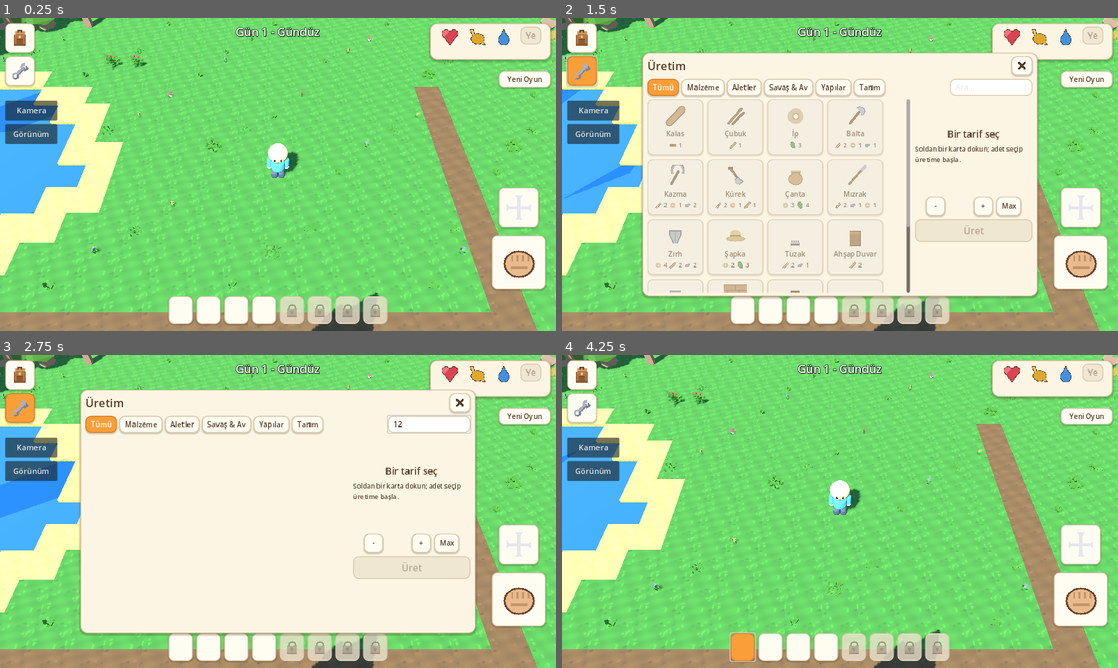
Above: before the commit, frames 1-4 (two rows, left to right).
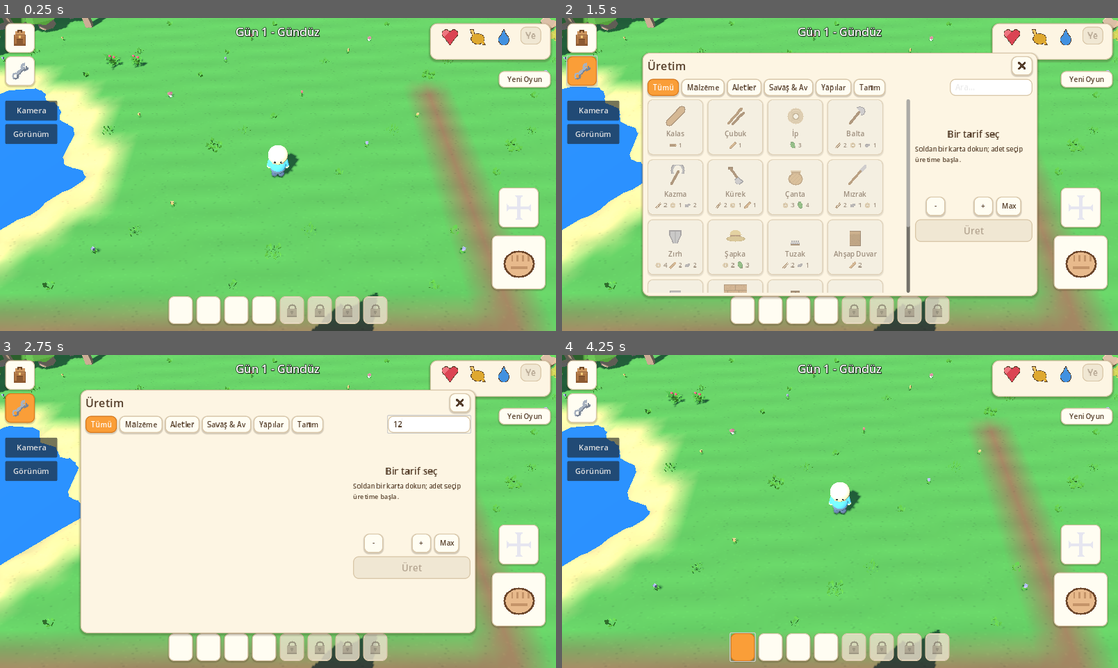
Above: after the commit, the same moments.

Repository: ozcinarece/Rable
Game: Godot game, scene res://scenes/World3D.tscn
Two runs of this game, one before a commit and one after it. Both use one fixed random seed, a clock stepped at 60 frames per second and the inputs below.
Inputs (mouse positions are in pixels of both pictures, inside the frame that each line leads up to):
- Up to frame 1 (0.25 s): no input
- Up to frame 2 (1.5 s): click (584, 36) at 0.5 s; click (584, 71) at 1.25 s
- Up to frame 3 (2.75 s): click (428, 423) at 2.02 s; type "12" at 2.1 s
- Up to frame 4 (4.25 s): click "Yeni Oyun" at 2.75 s; click (739, 646) at 3.52 s

The runs differ from the first frame. In frame 1, 17% of the frame differs, in the area x 0-100%, y 0-100%; in frame 2, 9.9%; in frame 3, 9.0%; in frame 4, 17%.

Commit message:
Dogal gorunum: purussuz arazi ortusu + tek parca karakter
- Arazi artik kare bloklar degil TEK yumusak ortu: yukseklik ve renk
  komsu hucreler arasinda harmanlanir. Gol kiyilari dogal kavisli,
  kum cime yumusak gecisli, su cukurlarina kumsal egimle iner
  (deniz duzlemi golleri doldurur)
- Karakter tek parca: yumurta govde + gomulu kafa (boyun cizgisi yok),
  govdeye yapisik kollar, altta kisa tombul ayaklar, pantolon dilimi
- Zemin renkleri vertex renkleriyle + notr benek dokusu

Co-Authored-By: Claude Fable 5 <noreply@anthropic.com>
Claude-Session: https://claude.ai/code/session_01F3YZhtJZEWdj71A8VFF7cL

Diff:
--- a/scripts/custom_character.gd
+++ b/scripts/custom_character.gd
@@ -29,40 +29,56 @@
 	_build(skin, shirt, pants)
 
 func _build(skin: Color, shirt: Color, pants: Color) -> void:
-	# Bacaklar: kalcadan sallanan kapsuller (koke bagli)
-	_leg_l = _limb(self, Vector3(-0.055, 0.17, 0), 0.05, 0.17, pants)
-	_leg_r = _limb(self, Vector3(0.055, 0.17, 0), 0.05, 0.17, pants)
-	# Ayaklar: yuvarlak minik toplar
-	_add_ball(_leg_l, Vector3(0, -0.16, 0.02), 0.055, pants.darkened(0.3))
-	_add_ball(_leg_r, Vector3(0, -0.16, 0.02), 0.055, pants.darkened(0.3))
+	# TEK PARCA gorunum: govde yumurta formunda, kafa govdeye gomulu,
+	# kollar govdeye yapisik, bacaklar govdenin altindan cikan kisa
+	# tombul ayaklar. Parca birlesim yerleri gorunmez.
 
-	# Govde: tombul kapsul (kollar ve kafa govdeyle birlikte salinir)
+	# Bacaklar: govdenin altina gizli kisa ayaklar
+	_leg_l = _limb(self, Vector3(-0.052, 0.14, 0), 0.048, 0.09, pants)
+	_leg_r = _limb(self, Vector3(0.052, 0.14, 0), 0.048, 0.09, pants)
+	_add_ball(_leg_l, Vector3(0, -0.085, 0.018), 0.052, pants.darkened(0.25))
+	_add_ball(_leg_r, Vector3(0, -0.085, 0.018), 0.052, pants.darkened(0.25))
+
+	# Govde: yumurta (altta genis, ustte dar) - kafayla ic ice gecer
 	_body = Node3D.new()
 	add_child(_body)
 	var torso := MeshInstance3D.new()
-	var torso_mesh := CapsuleMesh.new()
-	torso_mesh.radius = 0.115
-	torso_mesh.height = 0.32
+	var torso_mesh := SphereMesh.new()
+	torso_mesh.radius = 0.135
+	torso_mesh.height = 0.36
 	torso.mesh = torso_mesh
 	torso.position = Vector3(0, 0.28, 0)
+	torso.scale = Vector3(1, 1, 0.88)
 	torso.material_override = _mat(shirt)
 	_body.add_child(torso)
+	# Pantolon: govdenin alt kismini saran ikinci yumurta dilimi
+	var hips := MeshInstance3D.new()
+	var hips_mesh := SphereMesh.new()
+	hips_mesh.radius = 0.128
+	hips_mesh.height = 0.24
+	hips.mesh = hips_mesh
+	hips.position = Vector3(0, 0.20, 0)
+	hips.scale = Vector3(1, 1, 0.86)
+	hips.material_override = _mat(pants)
+	_body.add_child(hips)
 
-	# Kollar: omuzdan sallanan kapsuller (govdeye bagli)
-	_arm_l = _limb(_body, Vector3(-0.135, 0.37, 0), 0.042, 0.16, shirt)
-	_arm_r = _limb(_body, Vector3(0.135, 0.37, 0), 0.042, 0.16, shirt)
+	# Kollar: govdeye yapisik kisa kollar (disari sarkmaz, hafif acili)
+	_arm_l = _limb(_body, Vector3(-0.118, 0.35, 0), 0.038, 0.12, shirt)
+	_arm_r = _limb(_body, Vector3(0.118, 0.35, 0), 0.038, 0.12, shirt)
+	_arm_l.rotation.z = -0.18  # govdeye dogru yaslan
+	_arm_r.rotation.z = 0.18
 	# Eller: ten rengi minik toplar
-	_add_ball(_arm_l, Vector3(0, -0.155, 0), 0.045, skin)
-	_add_ball(_arm_r, Vector3(0, -0.155, 0), 0.045, skin)
+	_add_ball(_arm_l, Vector3(0, -0.125, 0), 0.04, skin)
+	_add_ball(_arm_r, Vector3(0, -0.125, 0), 0.04, skin)
 
 	# Sag ele alet baglama noktasi
 	hand_attach = Node3D.new()
-	hand_attach.position = Vector3(0, -0.155, 0.02)
+	hand_attach.position = Vector3(0, -0.125, 0.02)
 	_arm_r.add_child(hand_attach)
 
-	# Kafa: buyuk yumusak kure
+	# Kafa: buyuk yumusak kure, govdeye GOMULU (boyun cizgisi yok)
 	_head = Node3D.new()
-	_head.position = Vector3(0, 0.42, 0)
+	_head.position = Vector3(0, 0.38, 0)
 	_body.add_child(_head)
 	var head_mesh := SphereMesh.new()
 	head_mesh.radius = 0.155
--- a/scripts/world3d.gd
+++ b/scripts/world3d.gd
@@ -581,64 +581,108 @@
 				_solid_cells[cell] = true
 			ground_cells[ground].append(cell)
 
-	# Zemin bloklari: tur basina tek MultiMesh (tek cizim cagrisi)
-	for ch in ground_cells:
-		var cells: Array = ground_cells[ch]
-		if cells.is_empty():
-			continue
-		var def: Dictionary = GROUND_DEFS[ch]
-		var box := BoxMesh.new()
-		box.size = Vector3(1, 0.5, 1)
-		var transforms: Array[Transform3D] = []
-		for cell in cells:
-			transforms.append(Transform3D(Basis.IDENTITY,
-					_cell_center(cell) + Vector3(0, float(def["top"]) - 0.25, 0)))
-		var node := _make_multimesh(box, def["color"], transforms, def.get("water", false))
-		if def.get("speckled", false):
-			var mat: StandardMaterial3D = node.material_override
-			mat.albedo_texture = _make_speckle_texture(def["color"])
-			mat.albedo_color = Color.WHITE
-		add_child(node)
-
+	_build_terrain()
 	_build_sea()
 	_build_decor(ground_cells["."])
 	_rebuild_objects()
 
-# Benekli zemin dokusu: kod ile uretilir (dosya yok, iceri aktarma yok).
-# Ana renk + acik/koyu benekler; cim icin ince ot cizgileri de eklenir.
-var _speckle_cache: Dictionary = {}
-
-func _make_speckle_texture(base: Color) -> ImageTexture:
-	if _speckle_cache.has(base):
-		return _speckle_cache[base]
+# --- Purussuz arazi -----------------------------------------------------
+# Kare bloklar yerine TEK yumusak ortu: yukseklik ve renk komsu hucreler
+# arasinda harmanlanir. Gol kiyilari merdiven degil dogal kavis olur;
+# su hucreleri cukurlasir, deniz duzlemi iclerini doldurur (kumsal suya
+# egimle iner).
+
+func _cell_props(cx: int, cy: int) -> Array:
+	if cx < 0 or cy < 0 or cx >= _map_w or cy >= _map_h:
+		return [-1.0, Color(0.72, 0.60, 0.38)]  # harita disi: denize inen yamac
+	var ch: String = _ground_char.get(Vector2i(cx, cy), ".")
+	var def: Dictionary = GROUND_DEFS[ch]
+	if ch == "~":
+		# Golun dibi kumlu; su yuzeyini deniz duzlemi saglar
+		return [-0.40, Color(0.62, 0.54, 0.36)]
+	if ch == "o":
+		return [-0.30, def["color"]]
+	return [0.0, def["color"]]
+
+# Bir dunya noktasinda yukseklik+renk (4 komsu hucrenin harmani)
+func _sample_terrain(x: float, z: float) -> Array:
+	var cx := x - 0.5
+	var cz := z - 0.5
+	var i0 := floori(cx)
+	var j0 := floori(cz)
+	var fx := cx - float(i0)
+	var fz := cz - float(j0)
+	var height := 0.0
+	var col := Color(0, 0, 0)
+	for dj in 2:
+		for di in 2:
+			var wgt := (fx if di == 1 else 1.0 - fx) * (fz if dj == 1 else 1.0 - fz)
+			var props := _cell_props(i0 + di, j0 + dj)
+			height += float(props[0]) * wgt
+			col += Color(props[1]) * wgt
+	return [height, col]
+
+func _build_terrain() -> void:
+	var res := 2  # hucre basina 2x2 yama (0.5 m cozunurluk)
+	var vw := _map_w * res
+	var vh := _map_h * res
+	var st := SurfaceTool.new()
+	st.begin(Mesh.PRIMITIVE_TRIANGLES)
+	# Once tum kose noktalari
+	var pts: Array = []
+	var cols: Array = []
+	for j in vh + 1:
+		var row_p: Array = []
+		var row_c: Array = []
+		for i in vw + 1:
+			var x := float(i) / float(res)
+			var z := float(j) / float(res)
+			var s := _sample_terrain(x, z)
+			# Organik his: renkte deterministik minik oynama
+			var n := sin(float(i) * 12.9898 + float(j) * 78.233) * 0.035
+			var c: Color = s[1]
+			row_p.append(Vector3(x, float(s[0]), z))
+			row_c.append(Color(c.r * (1.0 + n), c.g * (1.0 + n), c.b * (1.0 + n)))
+		pts.append(row_p)
+		cols.append(row_c)
+	for j in vh:
+		for i in vw:
+			for tri in [[Vector2i(i, j), Vector2i(i + 1, j), Vector2i(i, j + 1)],
+					[Vector2i(i + 1, j), Vector2i(i + 1, j + 1), Vector2i(i, j + 1)]]:
+				for v in tri:
+					st.set_color(cols[v.y][v.x])
+					st.set_uv(Vector2(pts[v.y][v.x].x, pts[v.y][v.x].z) * 0.5)
+					st.add_vertex(pts[v.y][v.x])
+	st.generate_normals()
+	var inst := MeshInstance3D.new()
+	inst.mesh = st.commit()
+	var material := StandardMaterial3D.new()
+	material.vertex_color_use_as_albedo = true
+	material.roughness = 1.0
+	material.albedo_texture = _make_neutral_speckle()
+	inst.material_override = material
+	add_child(inst)
+
+# Notr benek dokusu: koyu/acik gri noktalar, renkleri carparak dokular
+var _neutral_speckle: ImageTexture
+
+func _make_neutral_speckle() -> ImageTexture:
+	if _neutral_speckle != null:
+		return _neutral_speckle
 	var size := 64
 	var img := Image.create(size, size, false, Image.FORMAT_RGB8)
 	var rng := RandomNumberGenerator.new()
-	rng.seed = 12345  # deterministik: her acilista ayni gorunum
-	for y in size:
-		for x in size:
-			var wave := 1.0 + sin(x * 0.35 + y * 0.21) * cos(y * 0.4 - x * 0.13) * 0.05
-			img.set_pixel(x, y, Color(base.r * wave, base.g * wave, base.b * wave))
-	# Acik ve koyu benekler
-	for i in 90:
+	rng.seed = 424242
+	img.fill(Color(0.97, 0.97, 0.97))
+	for i in 110:
 		var px := rng.randi_range(0, size - 1)
 		var py := rng.randi_range(0, size - 1)
-		var tone := 0.86 + rng.randf() * 0.30  # 0.86..1.16
-		var speck := Color(base.r * tone, base.g * tone, base.b * tone)
-		img.set_pixel(px, py, speck)
-		img.set_pixel((px + 1) % size, py, speck)
-		img.set_pixel(px, (py + 1) % size, speck)
-	# Cim icin kisa dikey ot cizgileri (yesil agirlikli renklerde)
-	if base.g > base.r and base.g > base.b:
-		for i in 70:
-			var gx := rng.randi_range(0, size - 1)
-			var gy := rng.randi_range(2, size - 1)
-			var blade := Color(base.r * 1.18, base.g * 1.16, base.b * 1.12)
-			for k in rng.randi_range(2, 4):
-				img.set_pixel(gx, (gy - k + size) % size, blade)
-	var tex := ImageTexture.create_from_image(img)
-	_speckle_cache[base] = tex
-	return tex
+		var tone := 0.86 + rng.randf() * 0.24
+		var c := Color(tone, tone, tone)
+		img.set_pixel(px, py, c)
+		img.set_pixel((px + 1) % size, py, c)
+	_neutral_speckle = ImageTexture.create_from_image(img)
+	return _neutral_speckle
 
 # Harita bir ada: cevresini ufka kadar dalgali deniz sarar.
 func _build_sea() -> void:
